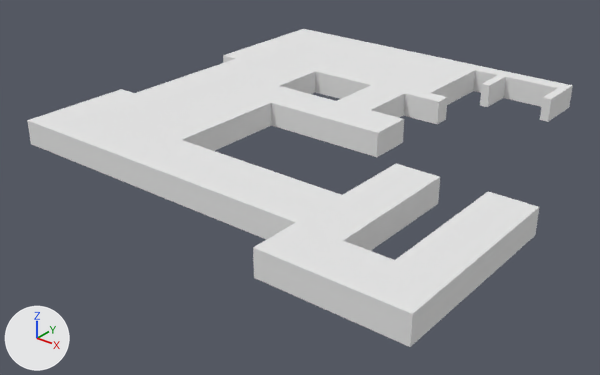
Two versions of the Blender file Demo/Resources/Models/FactoryBasement.blend, one commit apart.
Camera for both pictures: a camera (50 mm lens) standing at (206.0, -285.0, 148.0) and looking at (-6.0, -19.0, -17.0). Lighting does not change. The marker at lower left points along +X, +Y and +Z.
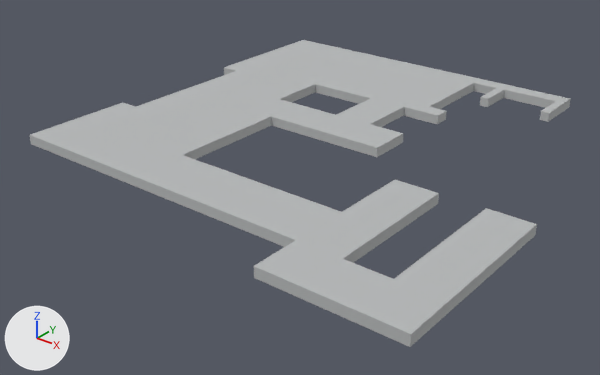
The newer file is also turned or shifted as a whole; pictures and numbers use the older file's frame.

Patch to the scene script:
```diff
--- a/Demo/Resources/Models/FactoryBasement.blend.py
+++ b/Demo/Resources/Models/FactoryBasement.blend.py
@@ mat_material_001 @@
 mat_material_001 = diffuse_material('Material.001')
-mat_material_001.base_color = (0.8, 0.8, 0.8)  # white #e7e7e7
+mat_material_001.base_color = (0.482, 0.494, 0.498)  # grey #b8bbbb
@@ ob_plane @@
 ob_plane = bpy.data.objects.new('Plane', me_plane_001)
-ob_plane.location = (0.0, 0.0, 6.1)
-ob_plane.scale = (1070.0, 90.6, 90.6)
+ob_plane.location = (0.0, 0.0, 2.6)
+ob_plane.scale = (1070.0, 90.6, 35.8)
 _m = ob_plane.modifiers.new('EdgeSplit', 'EDGE_SPLIT')
```

Where the change shows, as pixel boxes [x1, y1, x2, y2] in the pictures (600 x 375 px):
'Plane', recoloured, moved, rescaled
    before: [27, 29, 573, 347]
    after: [30, 40, 571, 347]
